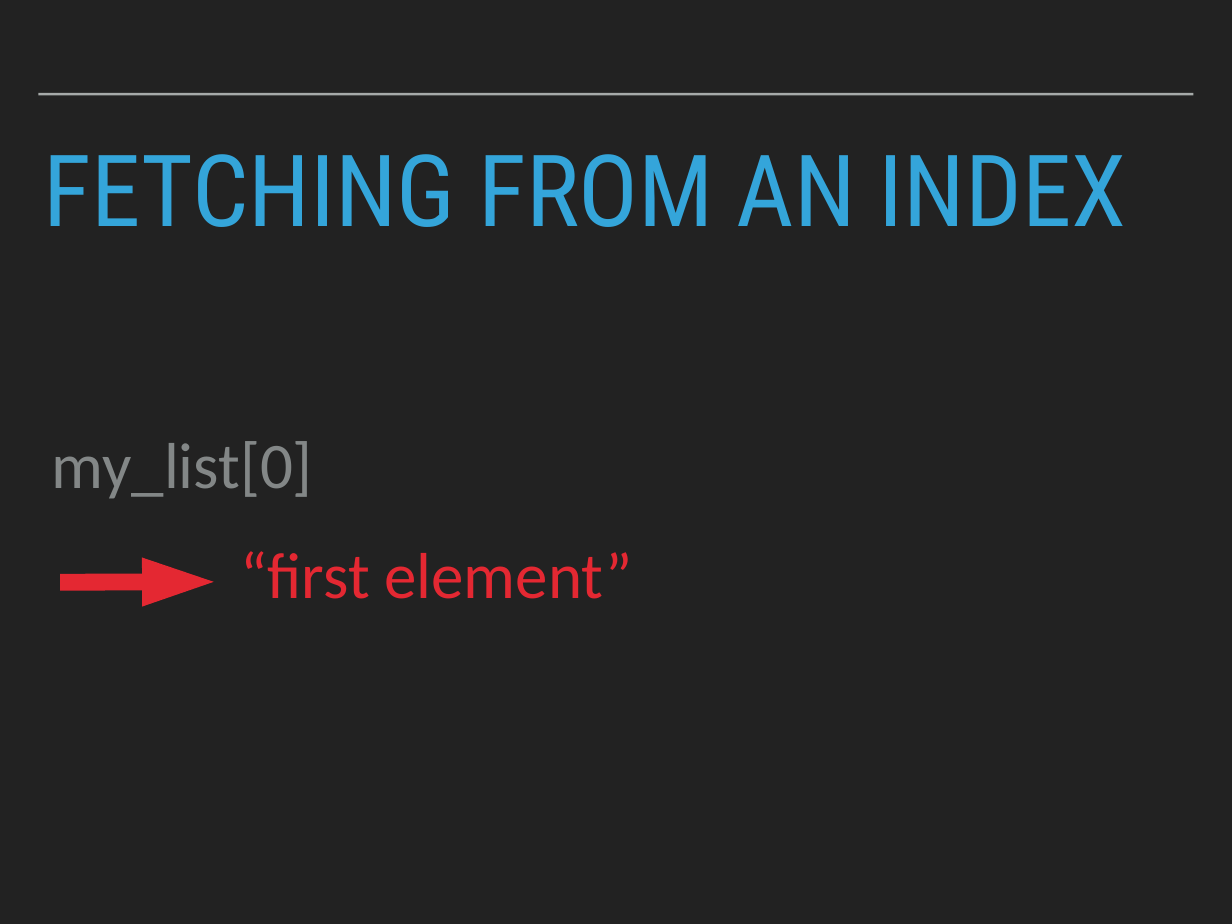
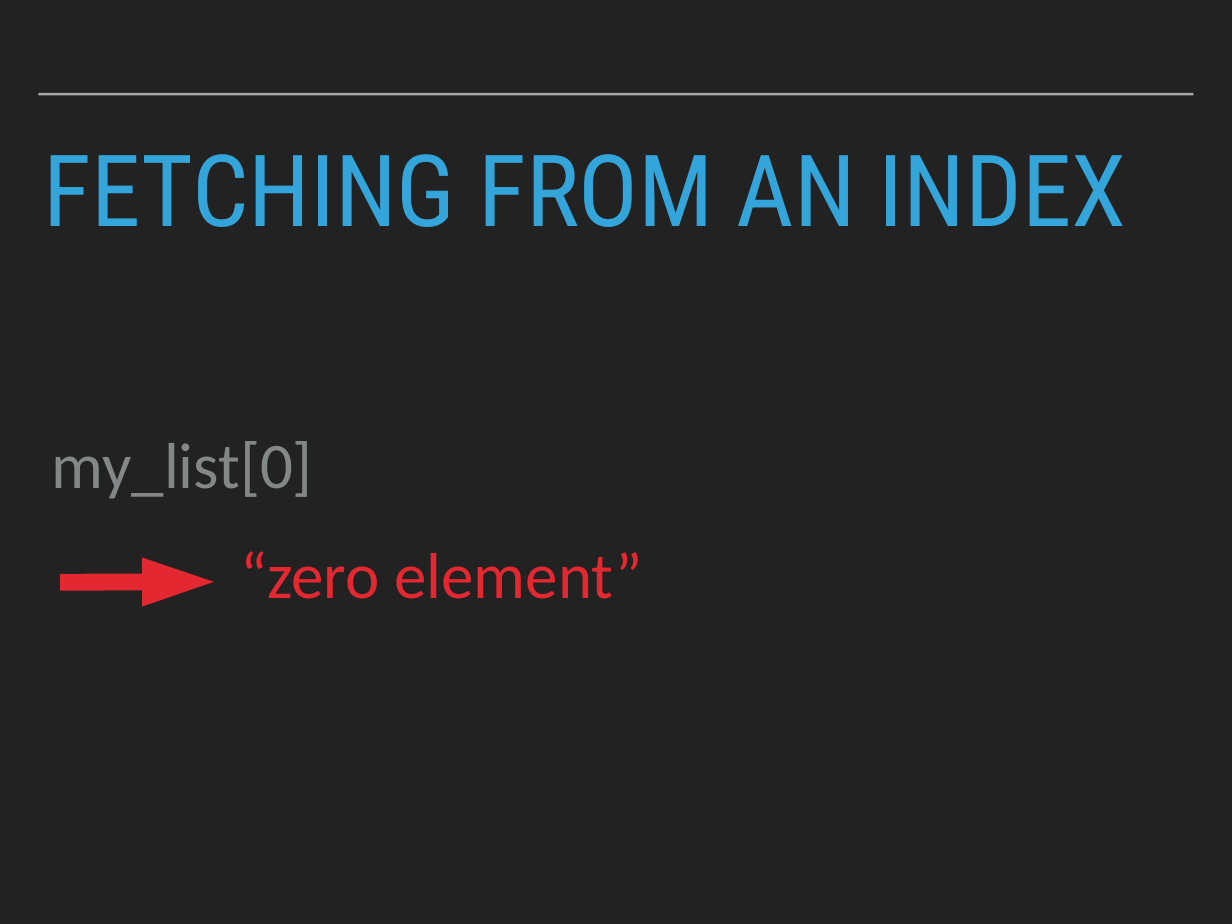
Before and after one commit to patricks1/python-for-data-science, a slide deck: slide 5 of Session03/Session3_Slides.pptx. Drawn at 1232x924 pixels with LibreOffice and Linux fonts; fonts in the diff are those of the drawing. Boxes give left, top, right and bottom in pixels: in the first picture for what was removed or moved away, otherwise in the second. Text is boxed around its words. In the diff, an @@ line names an element or a change of style, - is before the commit and + after.

Commit message:
small change to session3 slides

```diff
--- a/Session03/Session3_Slides.pptx
+++ b/Session03/Session3_Slides.pptx
@@ text at (240,551,643,599): text changed @@
-“first element”
+“zero element”
```
